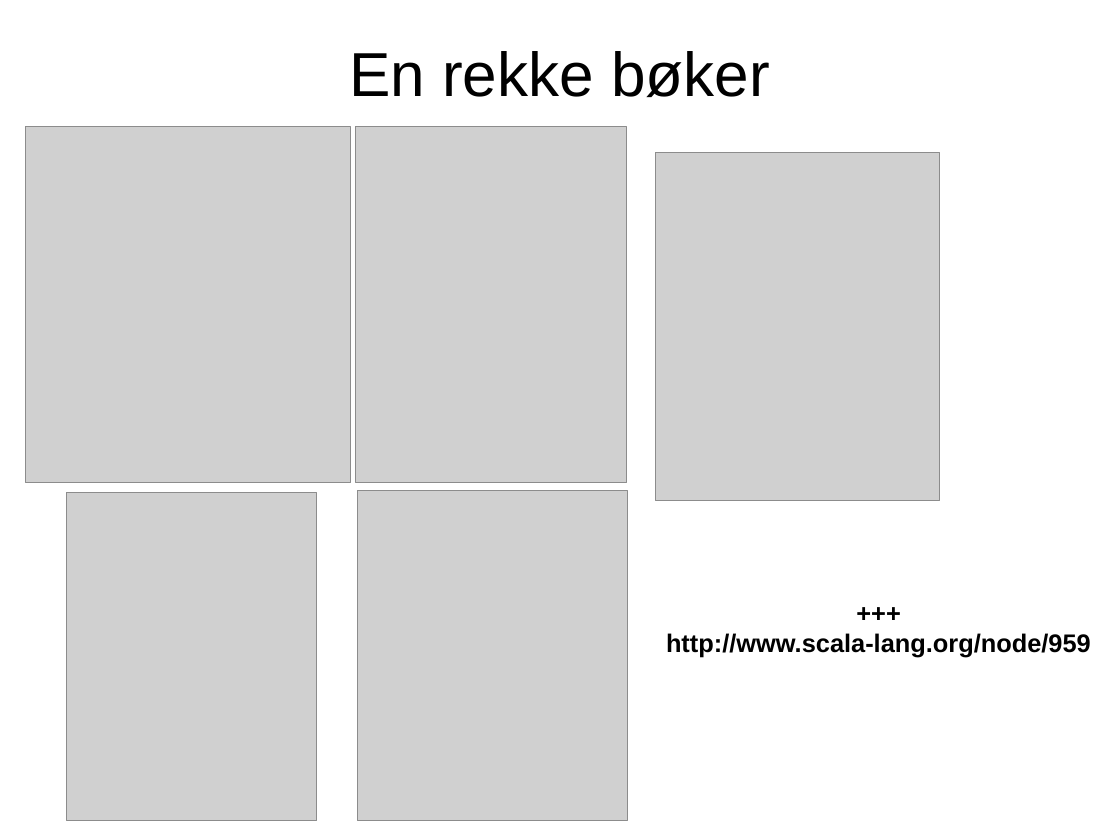
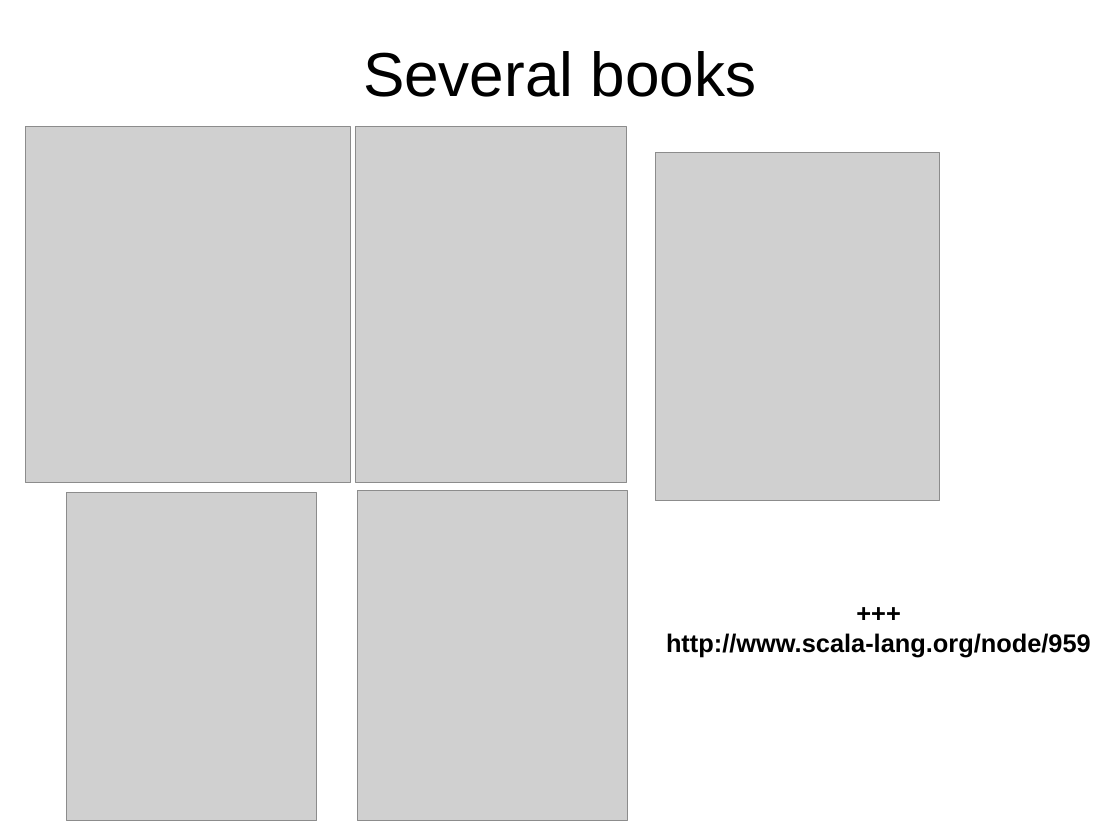
Before and after one commit to javaBin/scala-training-slides, a slide deck: slide 9 of 2.6 - avslutning dag 2.odp. Drawn at 1120x840 pixels with LibreOffice and Linux fonts; fonts in the diff are those of the drawing; grey boxes stand for pictures; background and template pictures are left out. Boxes give left, top, right and bottom in pixels: in the first picture for what was removed or moved away, otherwise in the second. Text is boxed around its words. In the diff, an @@ line names an element or a change of style, - is before the commit and + after.

```diff
--- a/2.6 - avslutning dag 2.odp
+++ b/2.6 - avslutning dag 2.odp
@@ title at [363, 51, 757, 97]: text changed @@
-En rekke bøker
+Several books
```
Also in this commit, not shown: 4 other slides changed, 1 slide added, 1 slide removed.
